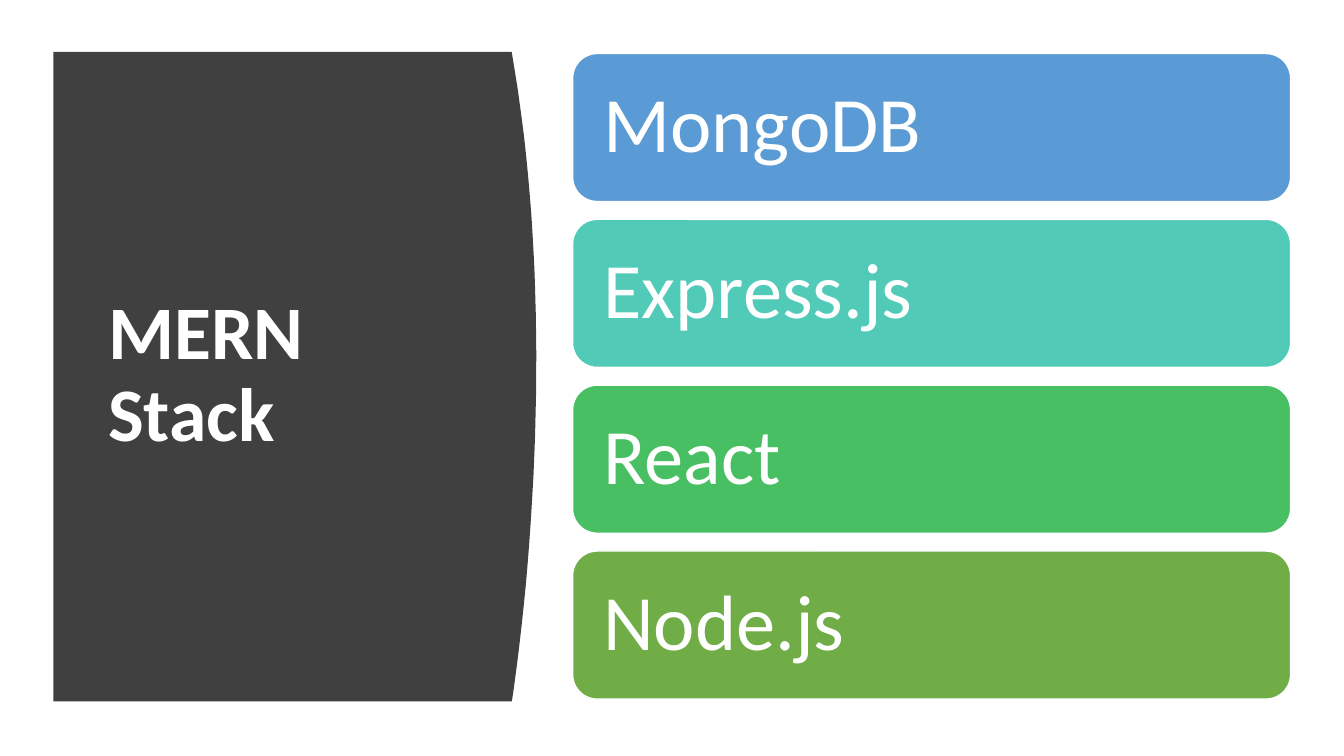
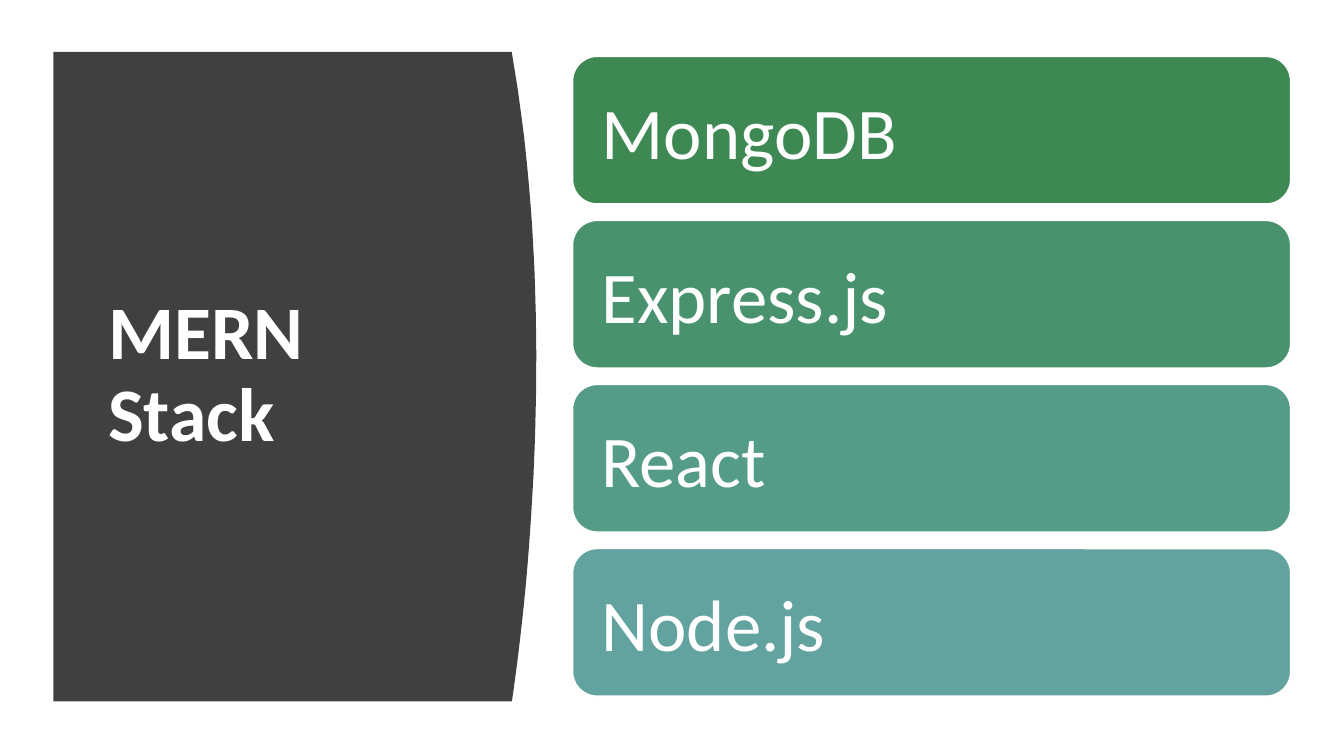
Before and after one commit to andrew-nicely/COP4331-Contact-Manager, a slide deck: slide 5 of VincentFiles/Contact Manager.pptx (slide 4 before the commit). Drawn at 1344x756 pixels with LibreOffice and Linux fonts; fonts in the diff are those of the drawing. Boxes give left, top, right and bottom in pixels: in the first picture for what was removed or moved away, otherwise in the second. Text is boxed around its words. In the diff, an @@ line names an element or a change of style, - is before the commit and + after.

```diff
--- a/VincentFiles/Contact Manager.pptx
+++ b/VincentFiles/Contact Manager.pptx
@@ rounded rectangle at <box>573,56,1291,204</box>: fill #5B9BD5 to #3E8853 @@
@@ rounded rectangle at <box>573,221,1291,368</box>: fill #52CAB8 to #49926E @@
@@ rounded rectangle at <box>573,385,1291,532</box>: fill #49BF64 to #549C88 @@
@@ rounded rectangle: place and size @@
-rounded rectangle at <box>573,552,1291,700</box>
+rounded rectangle at <box>573,548,1291,696</box>
@@ rounded rectangle at <box>573,548,1291,696</box>: fill #70AD47 to #62A39F @@
@@ size 56 to 52 pt; line spacing 0.9 to 1; less space between paragraphs in 4 elements at <box>602,273,889,336</box>, <box>602,440,766,488</box>, <box>602,112,897,172</box>, <box>602,600,826,664</box> @@
```
Also in this commit, not shown: 3 other slides changed, 4 slides added.
